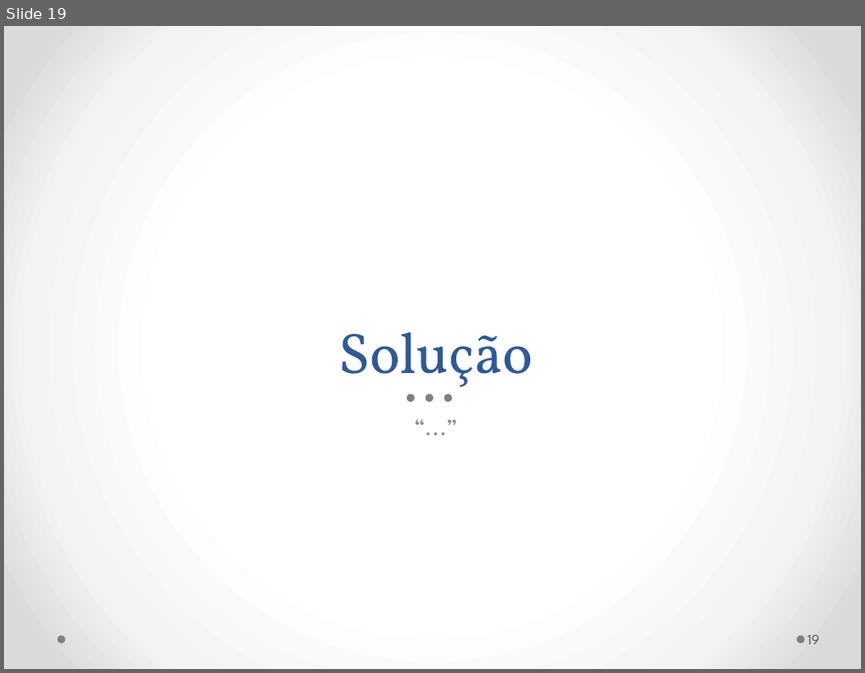
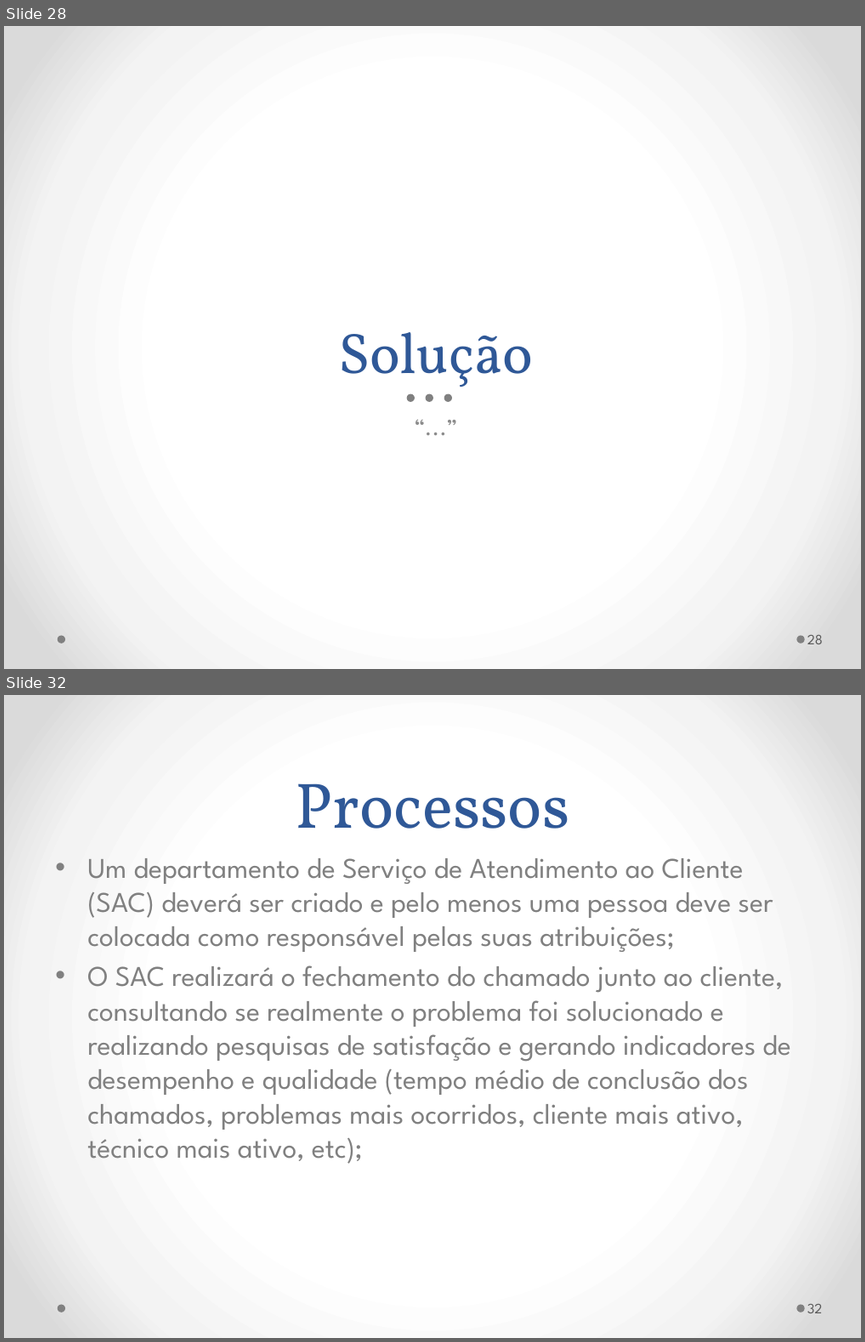
Before and after one commit to gmafonso/mestrado, a slide deck: Seminário/Seminário Dissertação Gladistone.pptx. Shown one above the other, each under a label of ours: slide 19 before the commit, slides 28 and 32 after it; the slides between them are not shown. The pictures are 865x673 and 865x1342 pixels, drawn with LibreOffice and Linux fonts; fonts in the diff are those of the drawing. Boxes give left, top, right and bottom in pixels: in the first picture for what was removed or moved away, otherwise in the second. Text is boxed around its words. In the diff, an @@ line names an element or a change of style, - is before the commit and + after.

```diff
--- a/Seminário/Seminário Dissertação Gladistone.pptx
+++ b/Seminário/Seminário Dissertação Gladistone.pptx
@@ slide 32 added at (4, 695, 861, 1338), background gradient #FFFFFF to #F4F4F4 to #DADADA; not listed: 2 template elements that a slide beside it also shows @@
@@ title added at (296, 783, 570, 828), 54 pt, text #2F5897 @@
+Processos
@@ text added at (87, 858, 790, 1163), 24 pt, text #808080 @@
+• Um departamento de Serviço de Atendimento ao Cliente (SAC) deverá ser criado e pelo menos uma pessoa deve ser colocada como responsável pelas suas atribuições;
+• O SAC realizará o fechamento do chamado junto ao cliente, consultando se realmente o problema foi solucionado e realizando pesquisas de satisfação e gerando indicadores de desempenho e qualidade (tempo médio de conclusão dos chamados, problemas mais ocorridos, cliente mais ativo, técnico mais ativo, etc);
@@ page number added at (807, 1304, 823, 1313), 12 pt, text #595959 @@
+32
@@ what was slide 19 is now slide 28 @@
@@ page number at (807, 635, 823, 644): text changed @@
-19
+28
```
Also in this commit, not shown: 1 slide changed, 31 other slides added, 3 other files.
